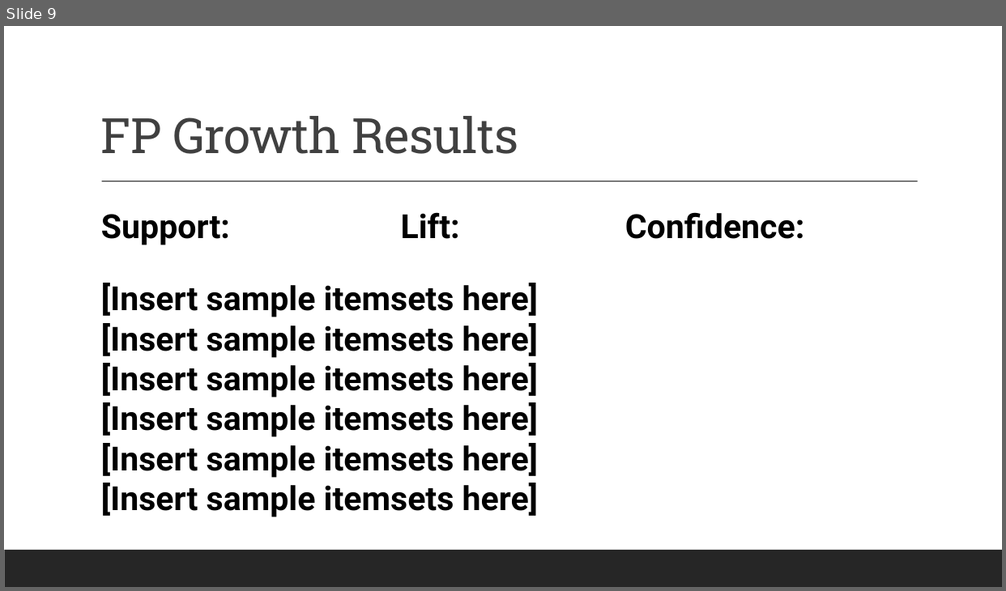
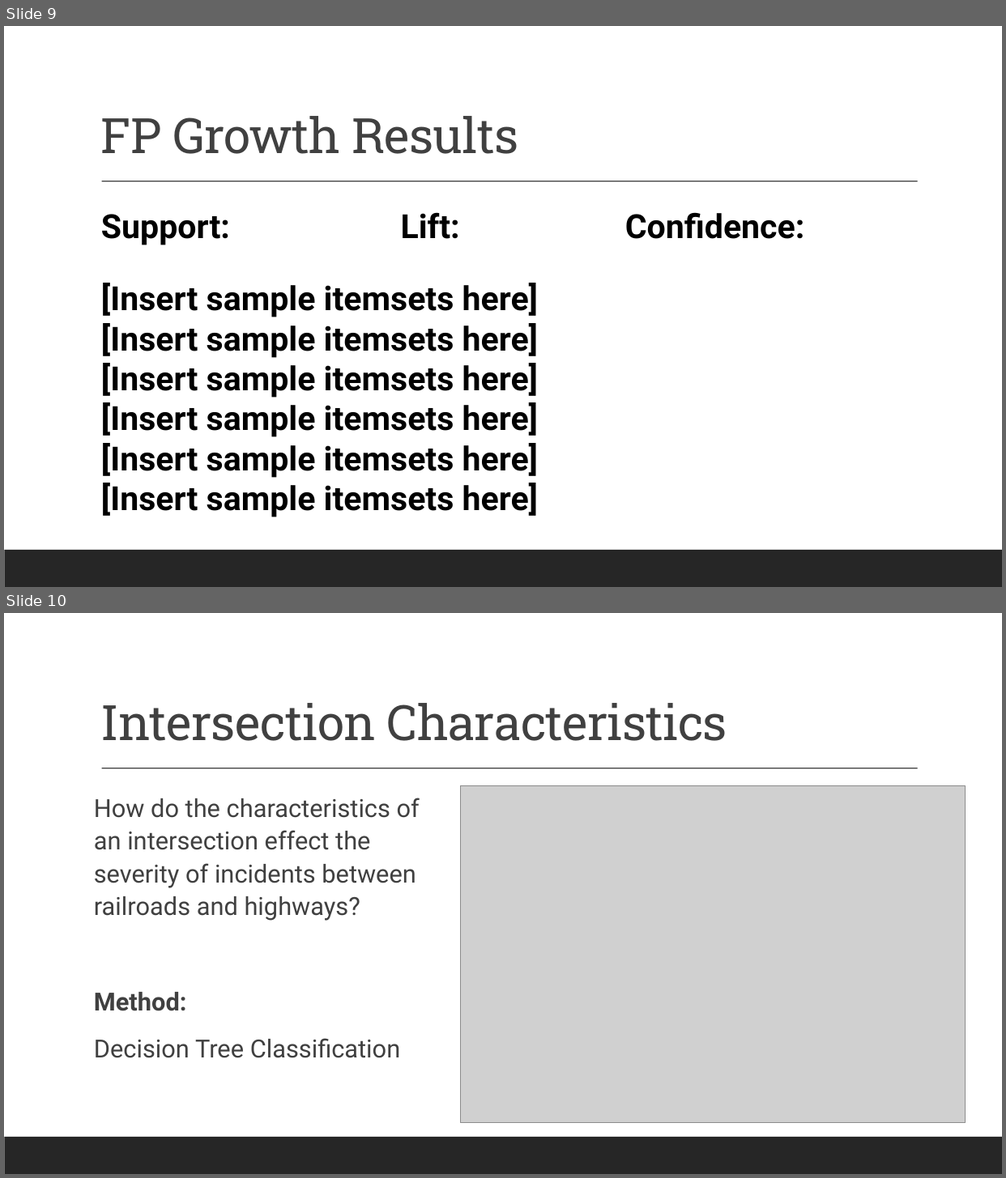
Before and after one commit to siegfrkn/csci5502-datamining-summer2022-group17, a slide deck: Group17_AnalysisOfTheEffectsOfRegulationOnRailroadSafety_Part6.pptx. Shown one above the other, each under a label of ours: slide 9 before the commit, slides 9 and 10 after it. The pictures are 1006x591 and 1006x1178 pixels, drawn with LibreOffice and Linux fonts; fonts in the diff are those of the drawing; grey boxes stand for pictures. Boxes give left, top, right and bottom in pixels: in the first picture for what was removed or moved away, otherwise in the second. Text is boxed around its words. In the diff, an @@ line names an element or a change of style, - is before the commit and + after.

```diff
--- a/Group17_AnalysisOfTheEffectsOfRegulationOnRailroadSafety_Part6.pptx
+++ b/Group17_AnalysisOfTheEffectsOfRegulationOnRailroadSafety_Part6.pptx
@@ slide 10 added at [4, 613, 1002, 1174], background #FFFFFF; not listed: 2 template elements that a slide beside it also shows @@
@@ title added at [101, 703, 727, 741], 47 pt, text #404040 @@
+Intersection Characteristics
@@ text added at [94, 798, 420, 1059], 24 pt, text #404040 @@
+How do the characteristics of an intersection effect the severity of incidents between railroads and highways?
+Method:
+Decision Tree Classification
@@ picture added at [461, 786, 965, 1122] @@
```
Also in this commit, not shown: 5 other slides added.
